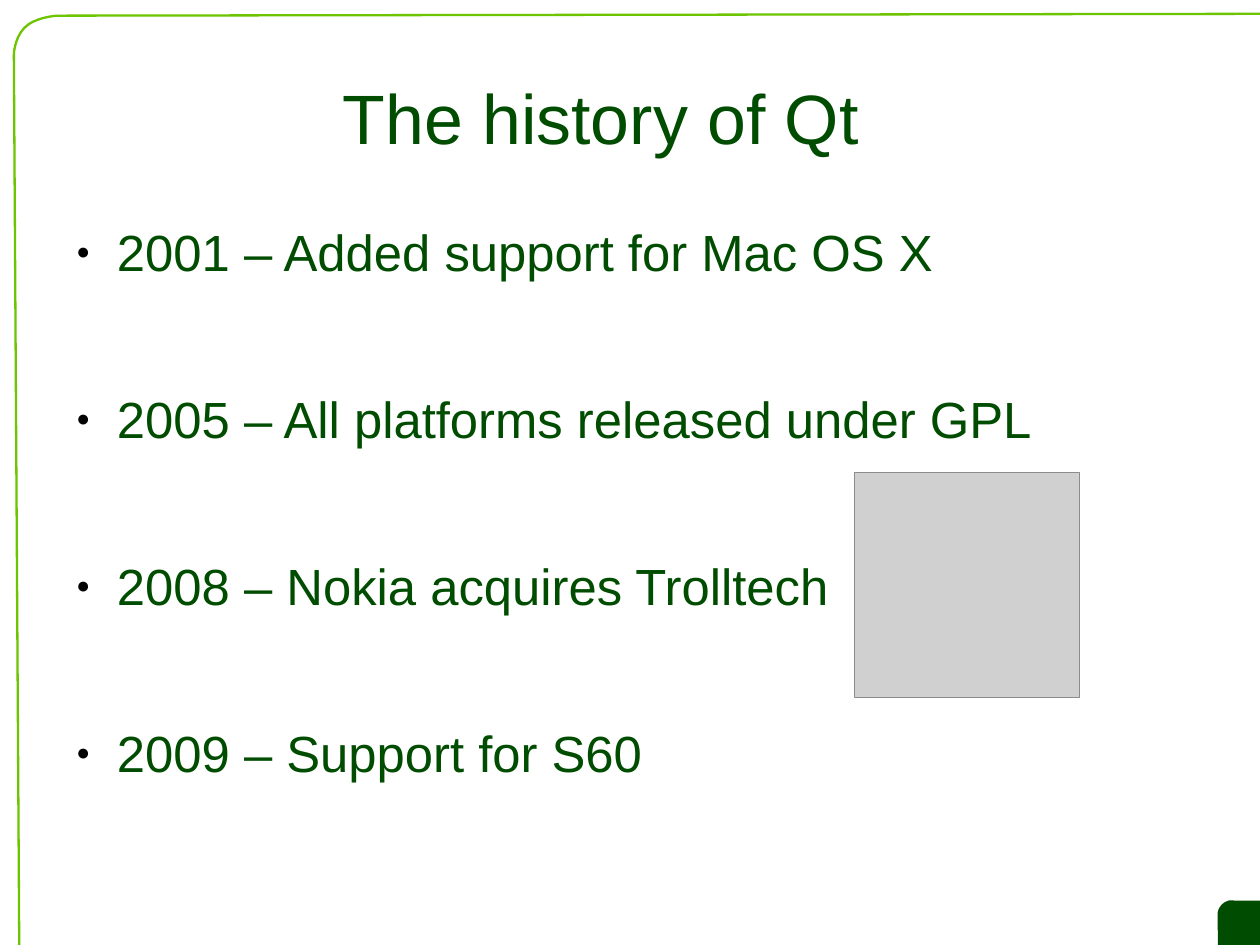
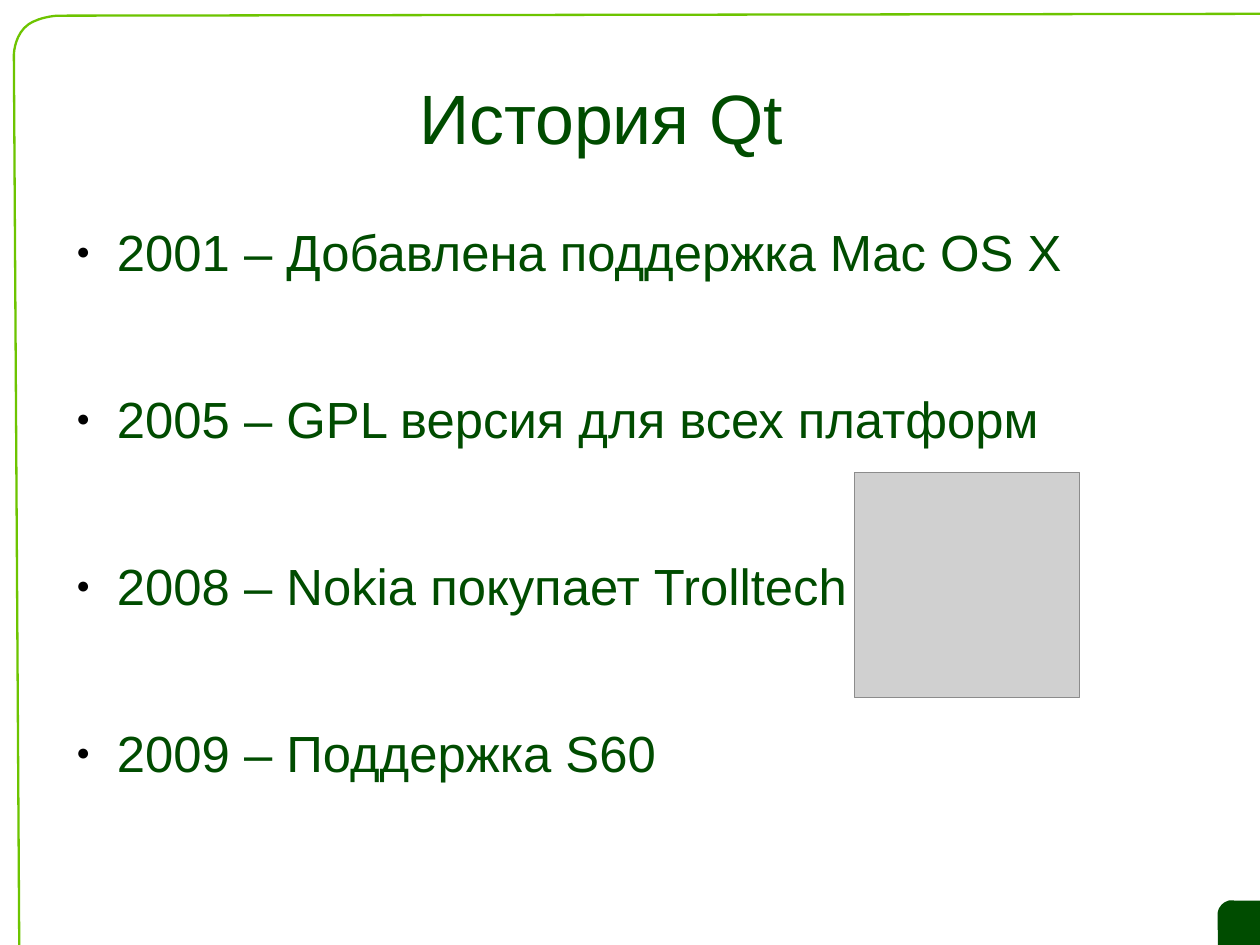
Before and after one commit to saa/qecm, a slide deck: slide 19 of L1/L1 Slides.odp. Drawn at 1260x945 pixels with LibreOffice and Linux fonts; fonts in the diff are those of the drawing; grey boxes stand for pictures; background and template pictures are left out. Boxes give left, top, right and bottom in pixels: in the first picture for what was removed or moved away, otherwise in the second. Text is boxed around its words. In the diff, an @@ line names an element or a change of style, - is before the commit and + after.

```diff
--- a/L1/L1 Slides.odp
+++ b/L1/L1 Slides.odp
@@ title at (419, 95, 783, 157): text changed @@
-The history of Qt
+История Qt
@@ text at (117, 233, 1062, 783): text changed @@
-● 2001 – Added support for Mac OS X
-● 2005 – All platforms released under GPL
-● 2008 – Nokia acquires Trolltech
-● 2009 – Support for S60
+● 2001 – Добавлена поддержка Mac OS X
+● 2005 – GPL версия для всех платформ
+● 2008 – Nokia покупает Trolltech
+● 2009 – Поддержка S60
```
Also in this commit, not shown: 14 other slides changed, 9 slides added, 9 slides removed, 1 other file.
